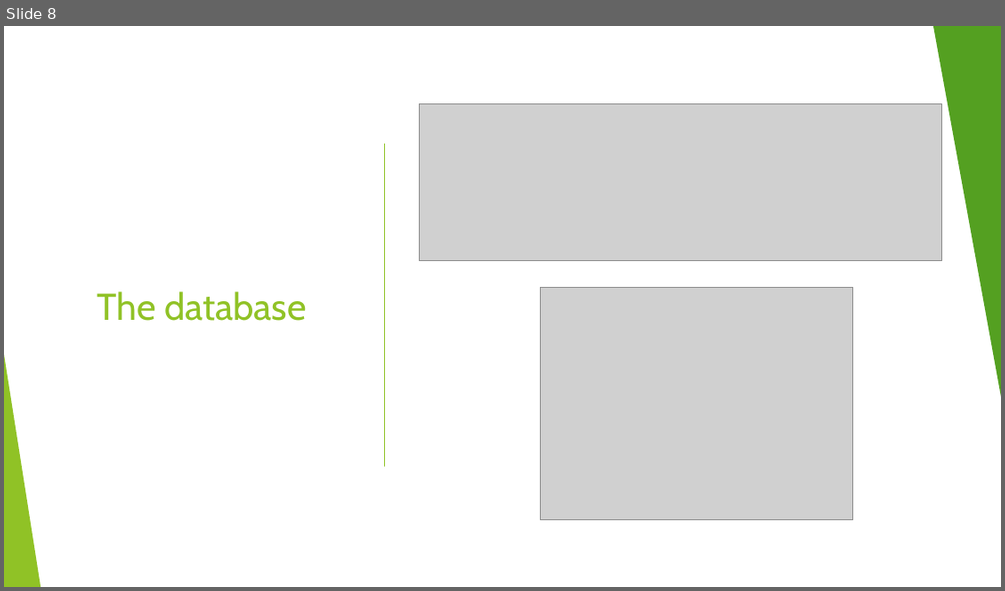
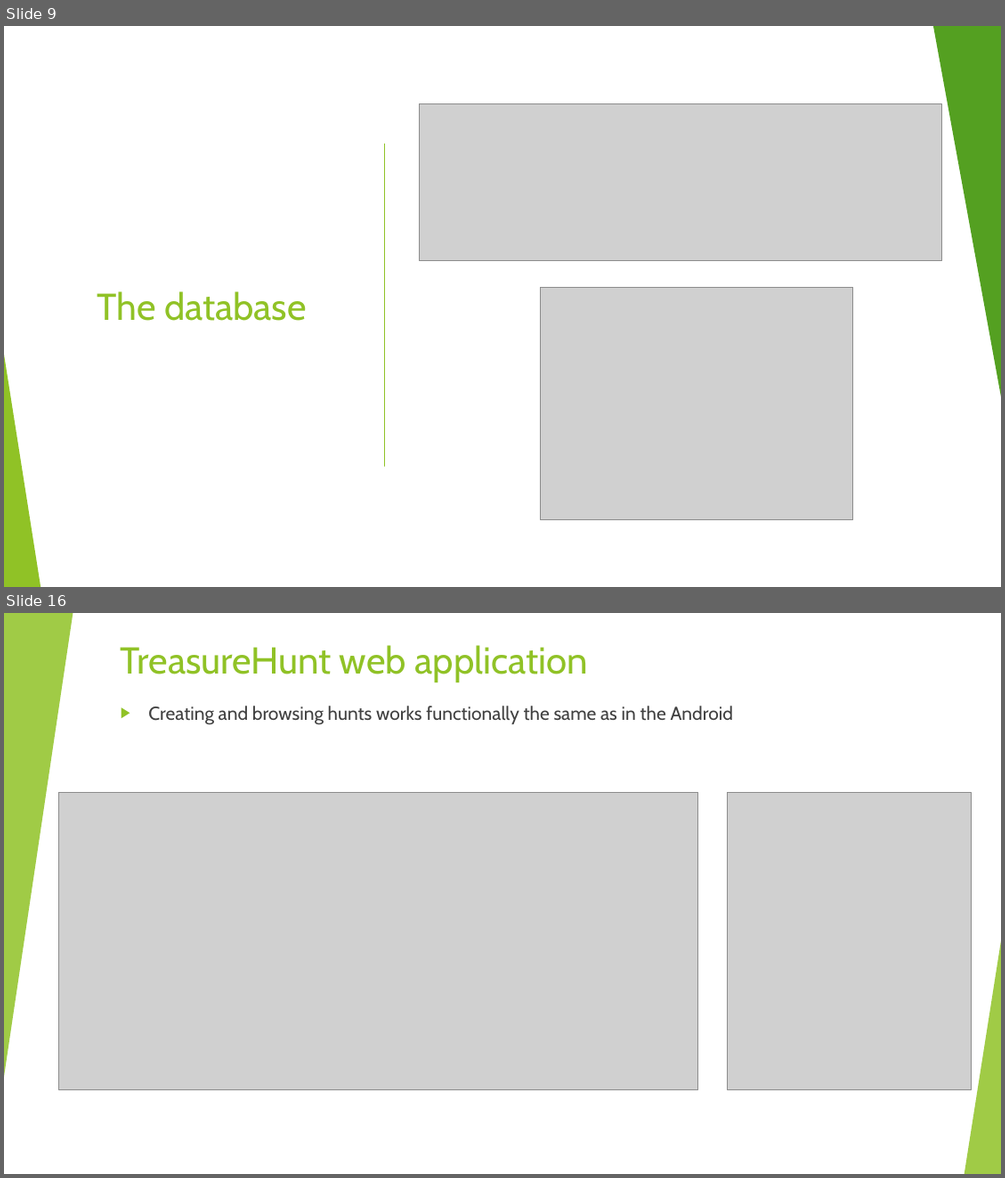
Before and after one commit to Martijn152/Cloud-Project-2020, a slide deck: Project report and presentation/TreasureHunt_Presentation.pptx. Shown one above the other, each under a label of ours: slide 8 before the commit, slides 9 and 16 after it; the slides between them are not shown. The pictures are 1005x591 and 1005x1178 pixels, drawn with LibreOffice and Linux fonts; fonts in the diff are those of the drawing; grey boxes stand for pictures. Boxes give left, top, right and bottom in pixels: in the first picture for what was removed or moved away, otherwise in the second. Text is boxed around its words. In the diff, an @@ line names an element or a change of style, - is before the commit and + after.

```diff
--- a/Project report and presentation/TreasureHunt_Presentation.pptx
+++ b/Project report and presentation/TreasureHunt_Presentation.pptx
@@ slide 16 added at (4, 613, 1001, 1174), background #FFFFFF; not listed: 10 template elements that a slide beside it also shows @@
@@ rectangle added at (4, 613, 1001, 1174), fill #FFFFFF @@
@@ triangle added at (4, 613, 73, 1077), fill #90C226 at 85% opacity @@
@@ title added at (121, 645, 587, 682), 36 pt, text #90C226 @@
+TreasureHunt web application
@@ text added at (148, 706, 733, 724), 18 pt, text #404040 @@
+▶ Creating and browsing hunts works functionally the same as in the Android
@@ picture added at (59, 793, 699, 1089) @@
@@ picture added at (728, 793, 971, 1089) @@
@@ triangle added at (964, 941, 1001, 1174), fill #90C226 at 85% opacity @@
@@ what was slide 8 is now slide 9 @@
```
Also in this commit, not shown: 6 slides changed, 5 other slides added, 1 slide removed, 4 other files.
